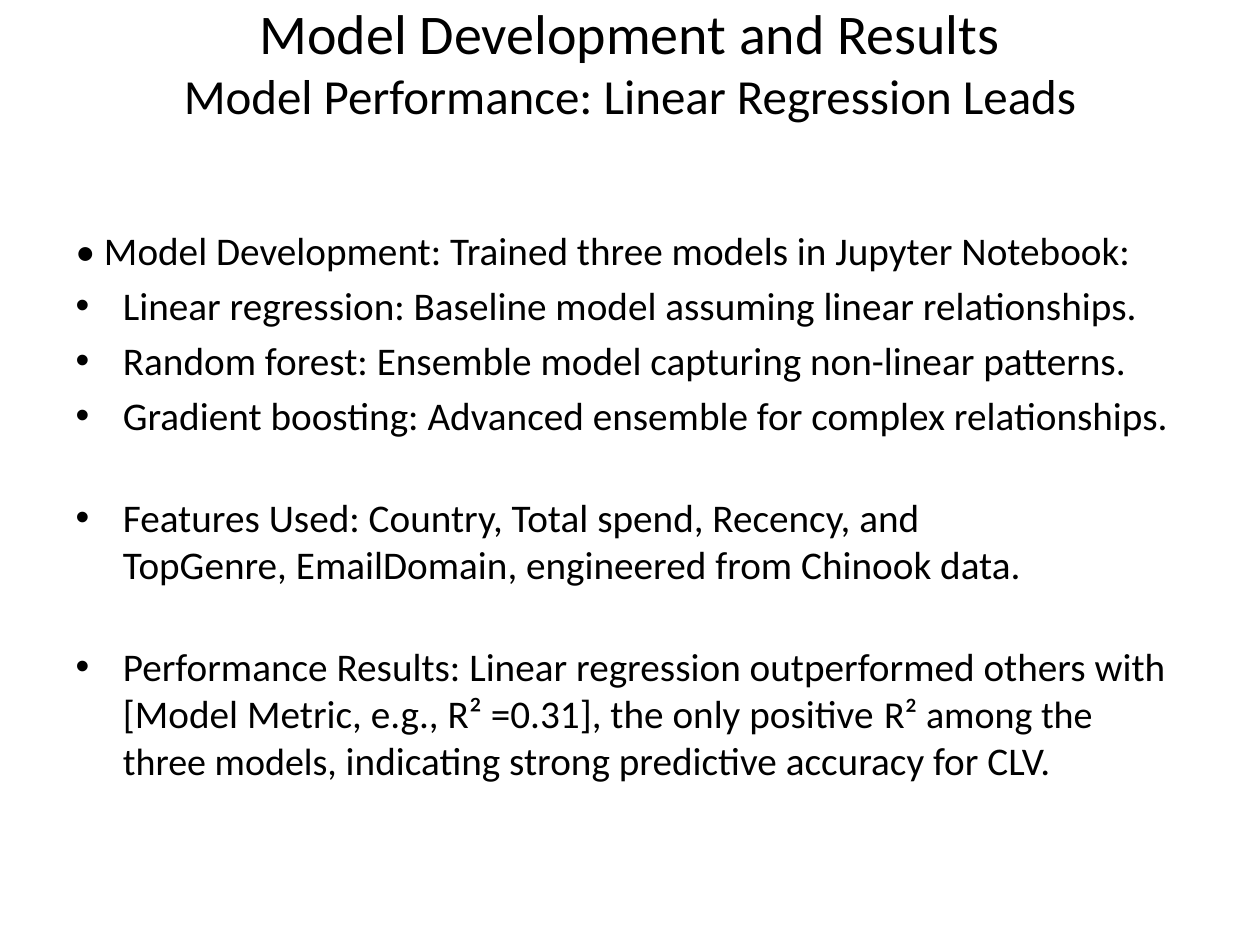
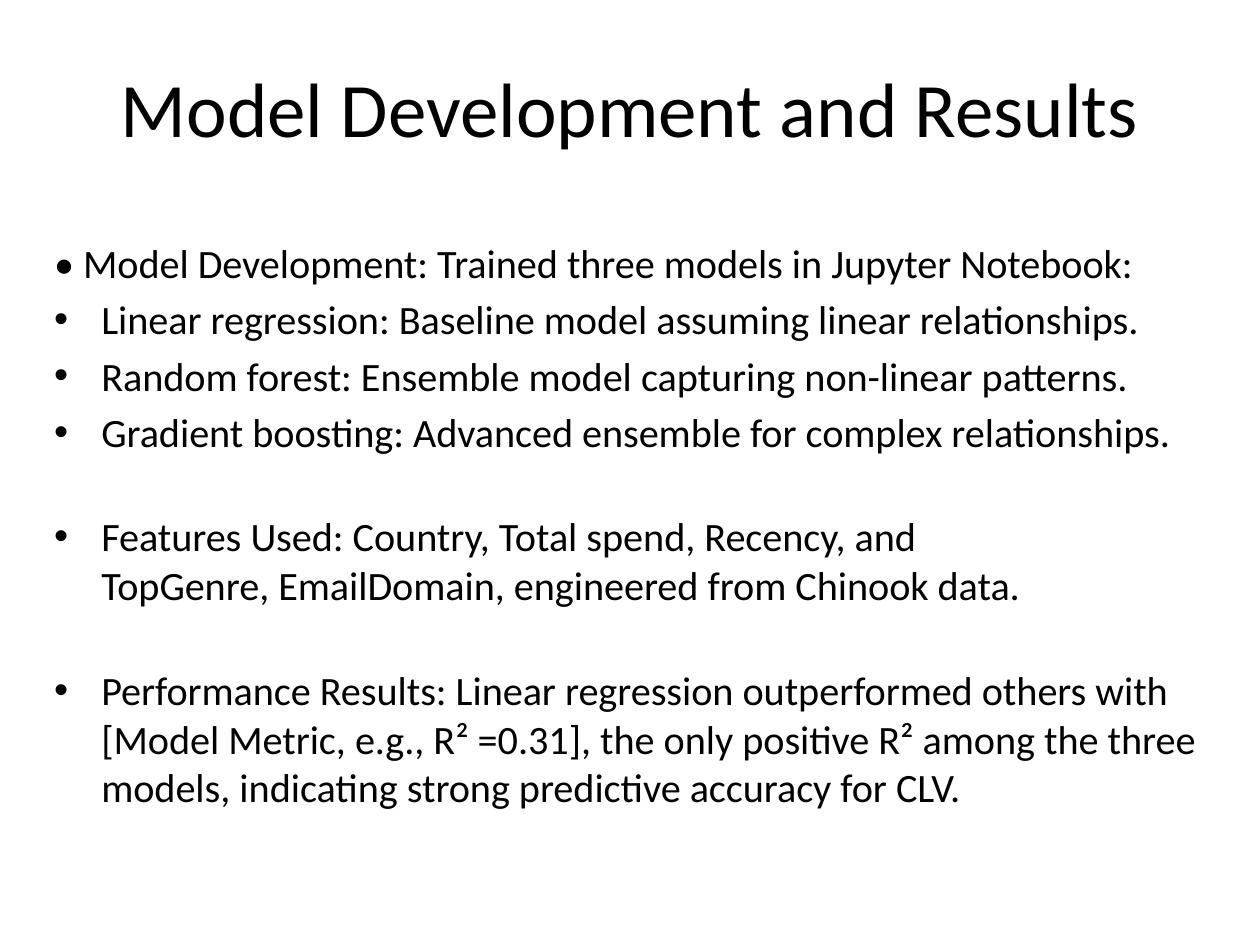
Before and after one commit to Agonwa/Chinook_Music_Sales_Analysis, a slide deck: slide 8 of Power_Point/Power_Point_Presentation.pptx. Drawn at 1260x945 pixels with LibreOffice and Linux fonts; fonts in the diff are those of the drawing. Boxes give left, top, right and bottom in pixels: in the first picture for what was removed or moved away, otherwise in the second. Text is boxed around its words. In the diff, an @@ line names an element or a change of style, - is before the commit and + after.

Commit message:
Refine PowerPoint: unified fonts and headings

```diff
--- a/Power_Point/Power_Point_Presentation.pptx
+++ b/Power_Point/Power_Point_Presentation.pptx
@@ title "Model Development and Results": place and size @@
-title "Model Development and Results" at bbox=[184, 15, 1076, 123]
+title "Model Development and Results" at bbox=[121, 83, 1138, 150]
@@ title "Model Development and Results" at bbox=[121, 83, 1138, 150]: size 32 to 44 pt @@
@@ title at bbox=[184, 80, 1076, 123]: paragraph removed @@
-Model Performance: Linear Regression Leads
@@ text "• Model Development: Trained three ...": place and size @@
-text "• Model Development: Trained three ..." at bbox=[104, 237, 1168, 782]
+text "• Model Development: Trained three ..." at bbox=[83, 250, 1196, 809]
@@ text "• Model Development: Trained three ..." at bbox=[83, 250, 1196, 809]: size 22.4 to 22.9 pt; size 21.7 to 22.9 pt in "R² among the three models," @@
```
Also in this commit, not shown: 8 other slides changed.
